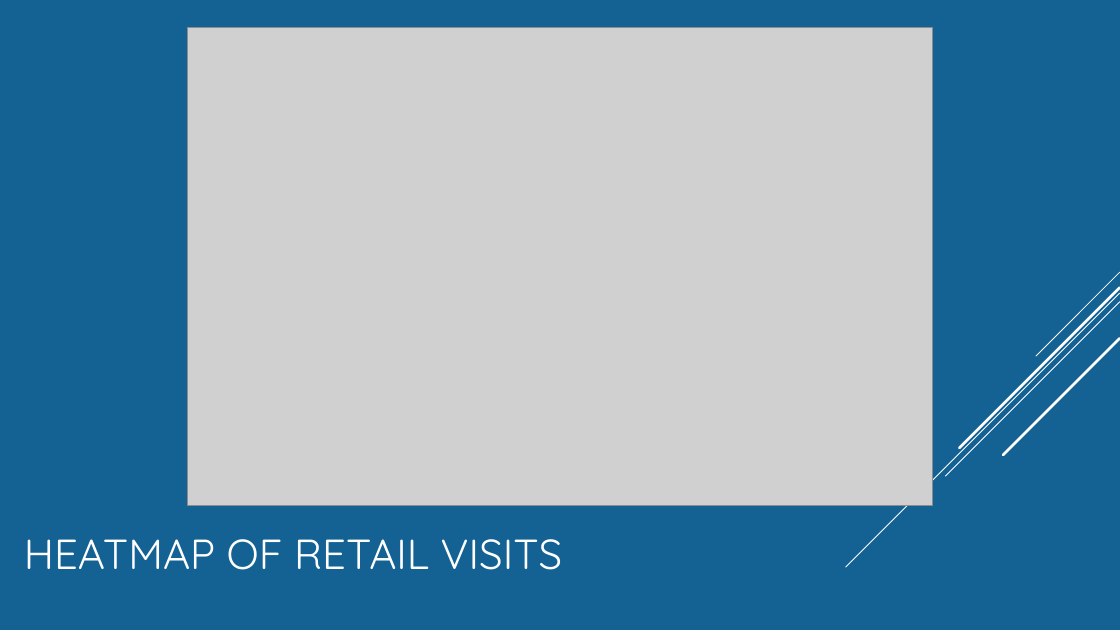
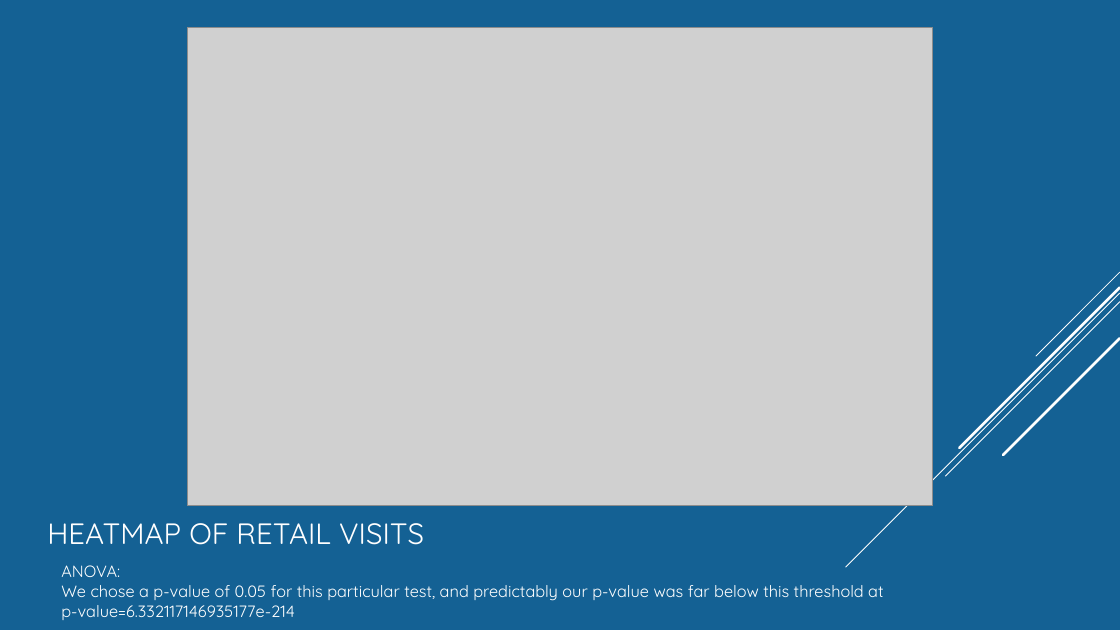
Before and after one commit to Munseaux/Pandemic-Movement, a slide deck: slide 17 of presentation.pptx (slide 18 before the commit). Drawn at 1120x630 pixels with LibreOffice and Linux fonts; fonts in the diff are those of the drawing; grey boxes stand for pictures. Boxes give left, top, right and bottom in pixels: in the first picture for what was removed or moved away, otherwise in the second. Text is boxed around its words. In the diff, an @@ line names an element or a change of style, - is before the commit and + after.

```diff
--- a/presentation.pptx
+++ b/presentation.pptx
@@ title "HEATMAP OF RETAIL VISITS": place and size @@
-title "HEATMAP OF RETAIL VISITS" at (24,539,563,570)
+title "HEATMAP OF RETAIL VISITS" at (47,523,424,545)
@@ title "HEATMAP OF RETAIL VISITS" at (47,523,424,545): size 36 to 25.2 pt @@
@@ text added at (61,565,883,620), 14 pt, text #FFFFFF @@
+ANOVA:
+We chose a p-value of 0.05 for this particular test, and predictably our p-value was far below this threshold at
+p-value=6.332117146935177e-214
```
Also in this commit, not shown: 5 other slides changed, 1 slide added, 2 slides removed.
